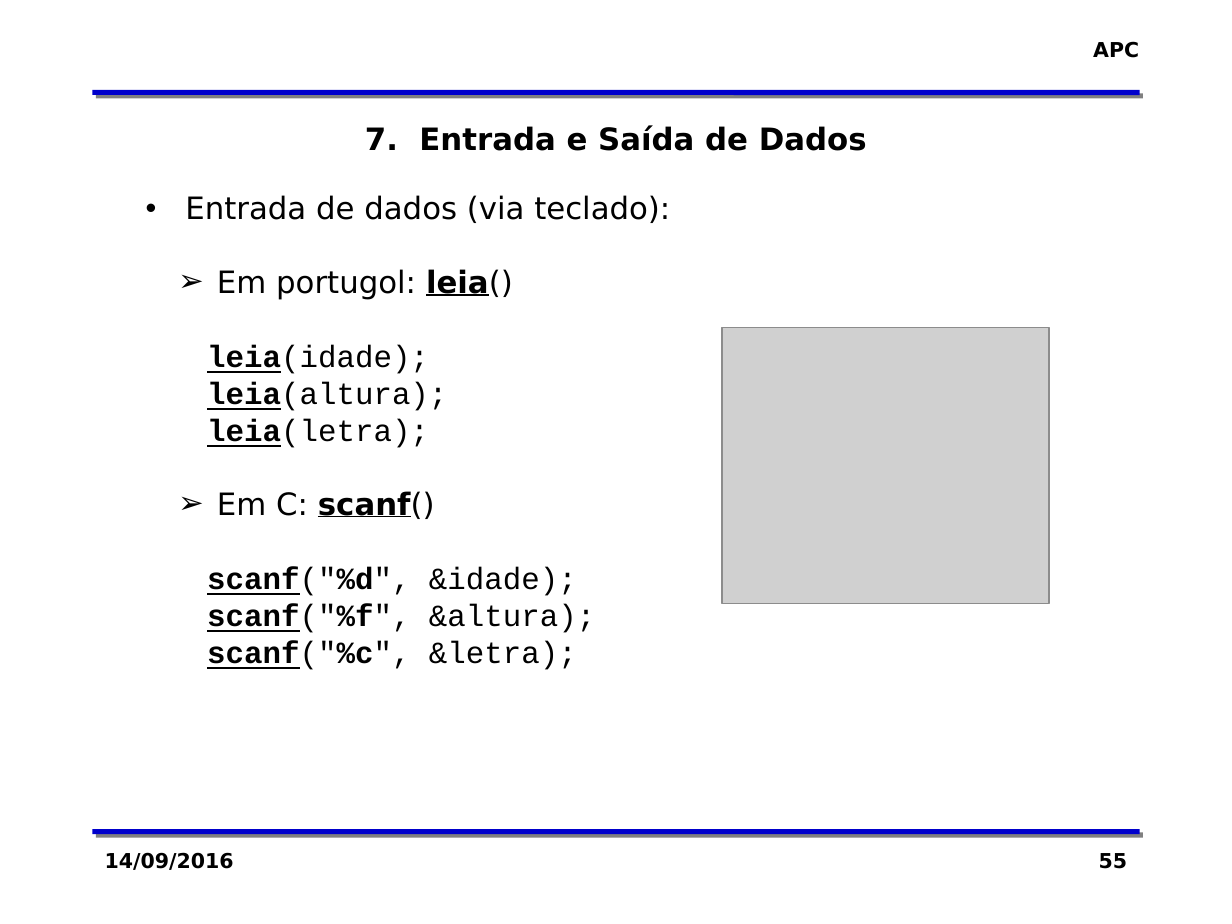
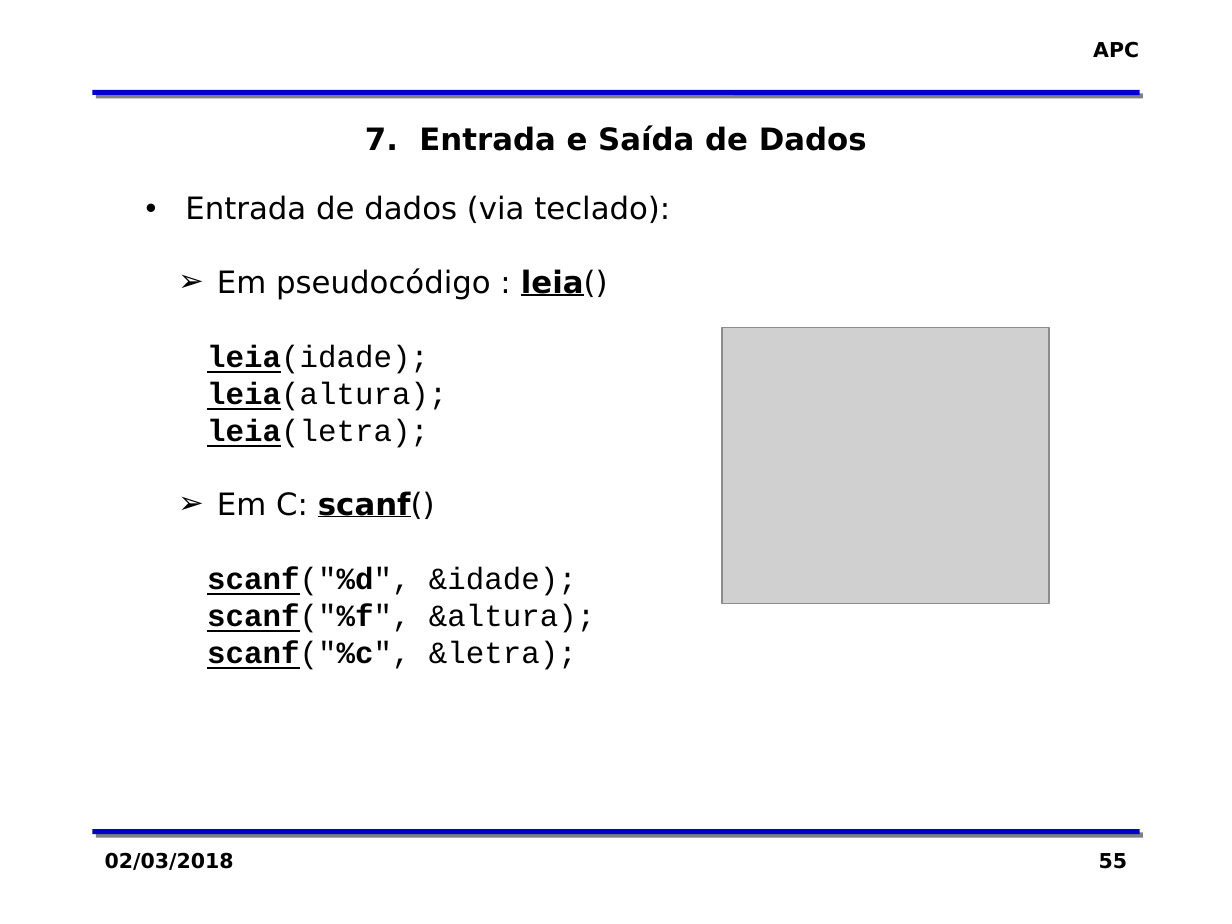
Before and after one commit to zaghetto/Algoritmos, a slide deck: slide 55 of MÓDULOS DE AULA/Módulo 03 - O Conceito de Algoritmo.pptx. Drawn at 1232x924 pixels with LibreOffice and Linux fonts; fonts in the diff are those of the drawing; grey boxes stand for pictures; background and template pictures are left out. Boxes give left, top, right and bottom in pixels: in the first picture for what was removed or moved away, otherwise in the second. Text is boxed around its words. In the diff, an @@ line names an element or a change of style, - is before the commit and + after.

```diff
--- a/MÓDULOS DE AULA/Módulo 03 - O Conceito de Algoritmo.pptx
+++ b/MÓDULOS DE AULA/Módulo 03 - O Conceito de Algoritmo.pptx
@@ text at [217, 268, 608, 300]: text changed @@
-  ➢ Em portugol: leia()
+  ➢ Em pseudocódigo : leia()
@@ text at [105, 852, 234, 870]: text changed @@
-14/09/2016
+02/03/2018
```
Also in this commit, not shown: 53 other slides changed, 1 slide added, 1 slide removed.
